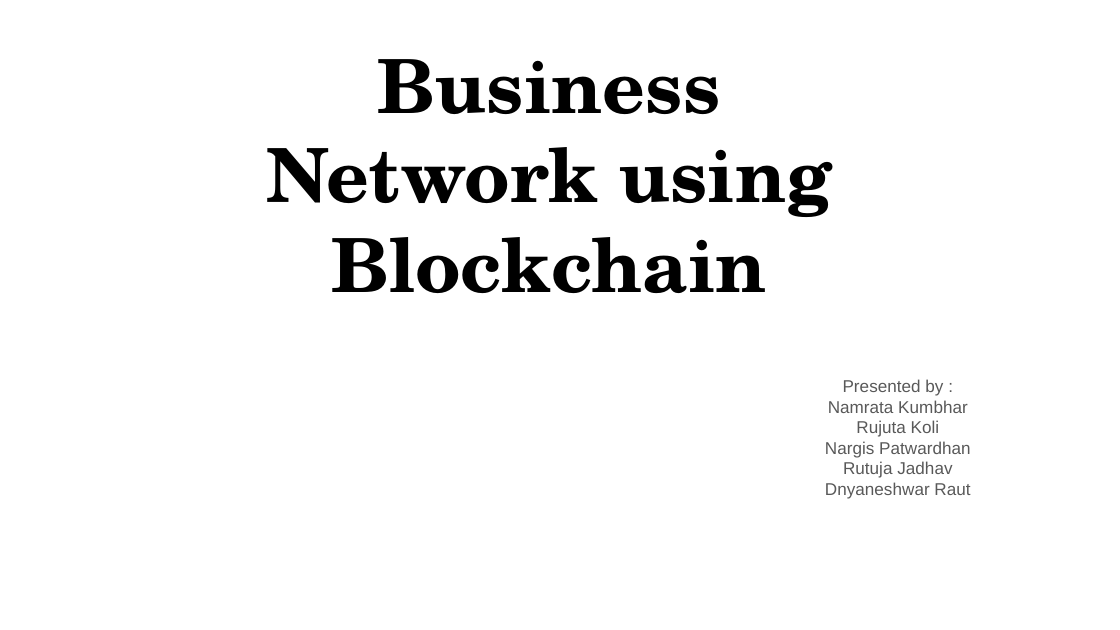
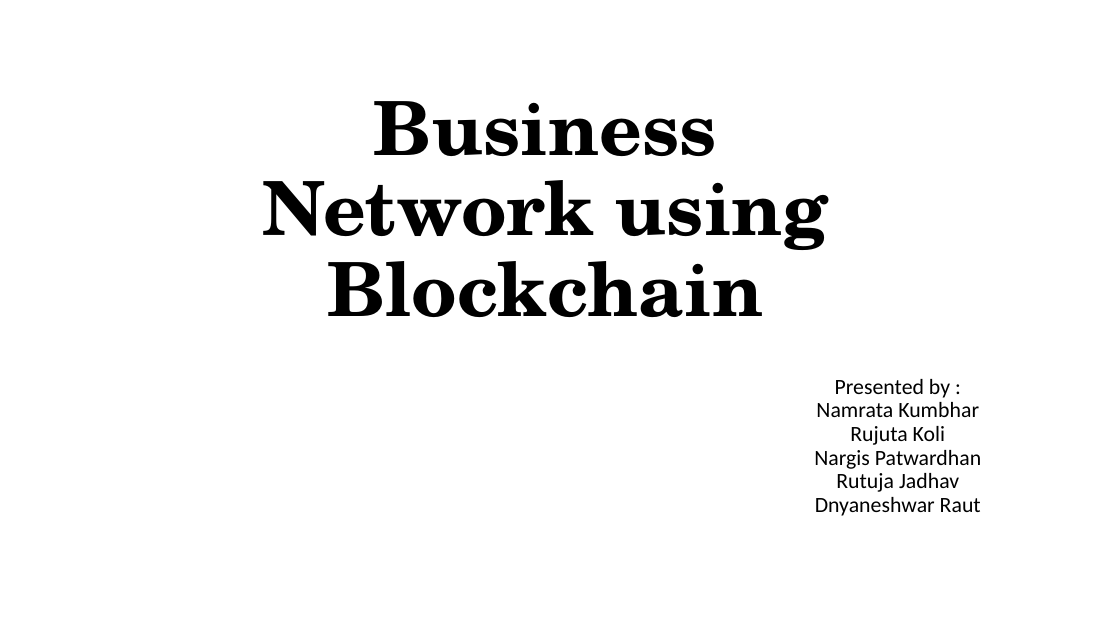
Before and after one commit to coeykee/Business-network-using-DLT, a slide deck: slide 1 of docs/bnpresentation.pptx. Drawn at 1120x630 pixels with LibreOffice and Linux fonts; fonts in the diff are those of the drawing. Boxes give left, top, right and bottom in pixels: in the first picture for what was removed or moved away, otherwise in the second. Text is boxed around its words. In the diff, an @@ line names an element or a change of style, - is before the commit and + after.

```diff
--- a/docs/bnpresentation.pptx
+++ b/docs/bnpresentation.pptx
@@ text "Business Network using Blockchain": place and size @@
-text "Business Network using Blockchain" at (266, 59, 832, 293)
+text "Business Network using Blockchain" at (262, 101, 829, 317)
@@ text "Business Network using Blockchain" at (262, 101, 829, 317): line spacing 1 to 0.9 @@
@@ text "Presented by :" at (814, 379, 981, 516): size 11 to 14 pt, font Arial to Calibri, text colour #595959 to #000000; line spacing 1 to 0.9 @@
```
Also in this commit, not shown: 6 other slides changed, 4 slides added, 1 slide removed, 4 other files.
